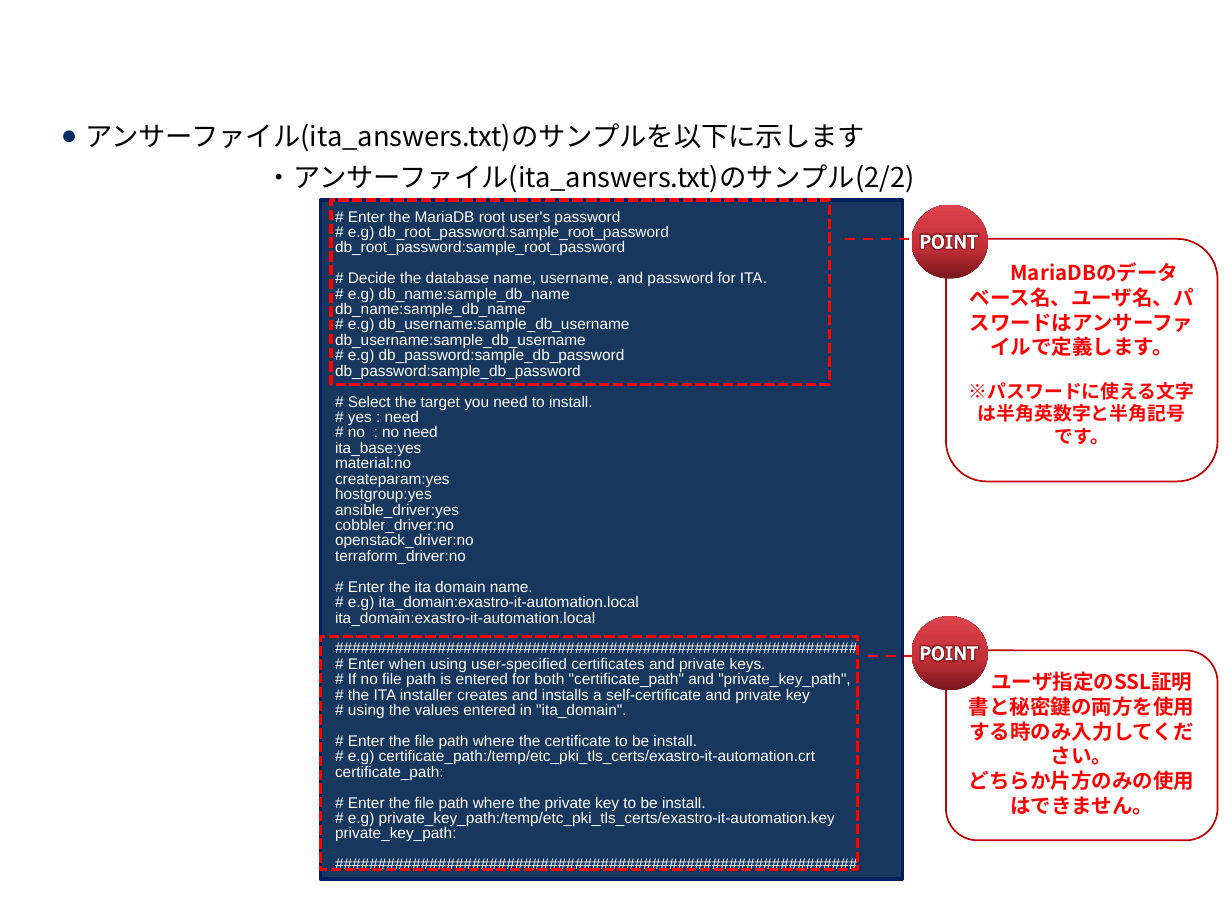
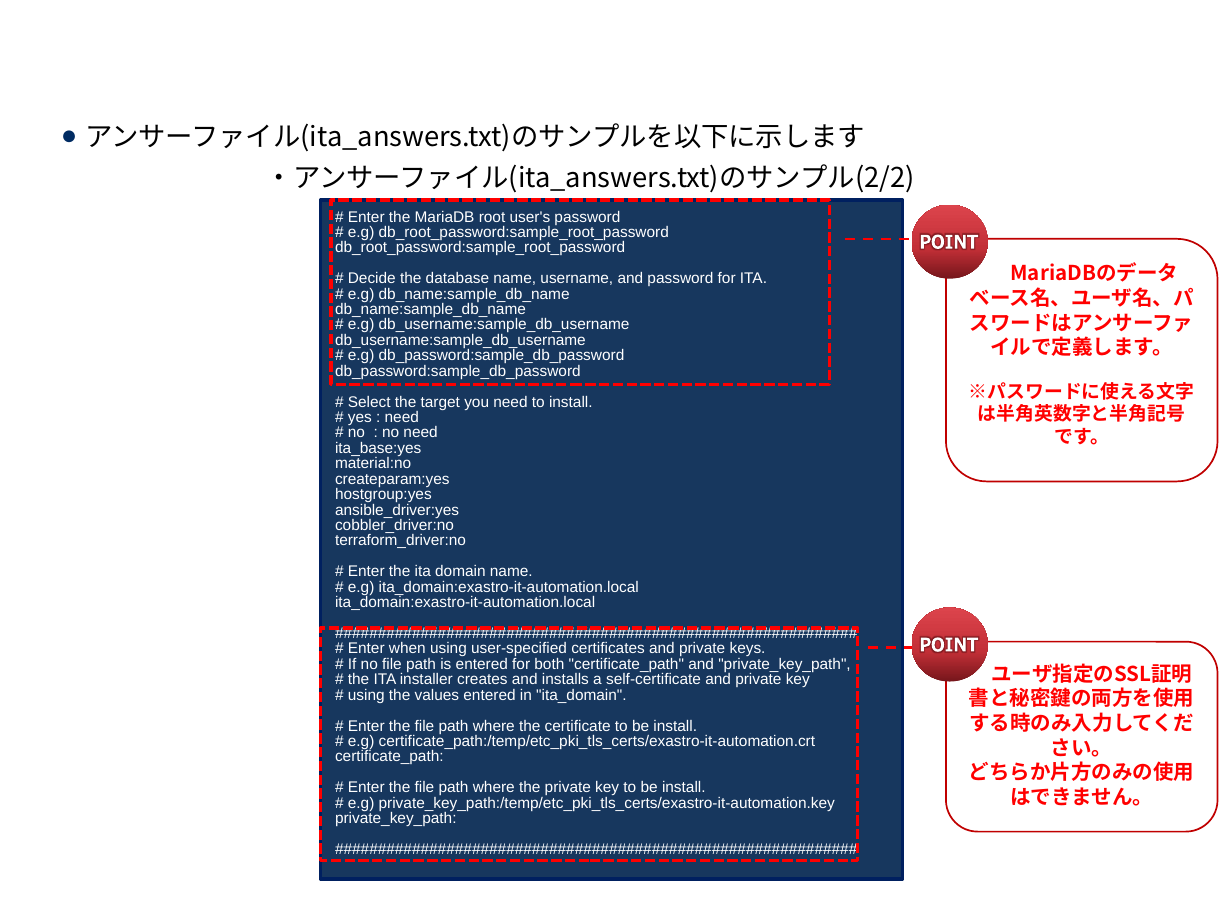
Before and after one commit to exastro-suite/it-automation-docs, a slide deck: slide 23 of asset/Learn_ja/ITA-offline-install_ja.pptx. Drawn at 1232x924 pixels with LibreOffice and Linux fonts; fonts in the diff are those of the drawing; background and template pictures are left out. Boxes give left, top, right and bottom in pixels: in the first picture for what was removed or moved away, otherwise in the second. Text is boxed around its words. In the diff, an @@ line names an element or a change of style, - is before the commit and + after.

```diff
--- a/asset/Learn_ja/ITA-offline-install_ja.pptx
+++ b/asset/Learn_ja/ITA-offline-install_ja.pptx
@@ text in rectangle at box(335, 533, 474, 549): paragraph removed @@
-openstack_driver:no
@@ 1 rounded rectangle, 1 rectangle, 1 ellipse, 1 freeform shape, 1 line: place and size @@
-1 rounded rectangle, 1 rectangle, 1 ellipse, 1 freeform shape, 1 line at box(320, 616, 1217, 870)
+1 rounded rectangle, 1 rectangle, 1 ellipse, 1 freeform shape, 1 line at box(320, 607, 1217, 861)
```
Also in this commit, not shown: 3 other slides changed, 27 other files.
